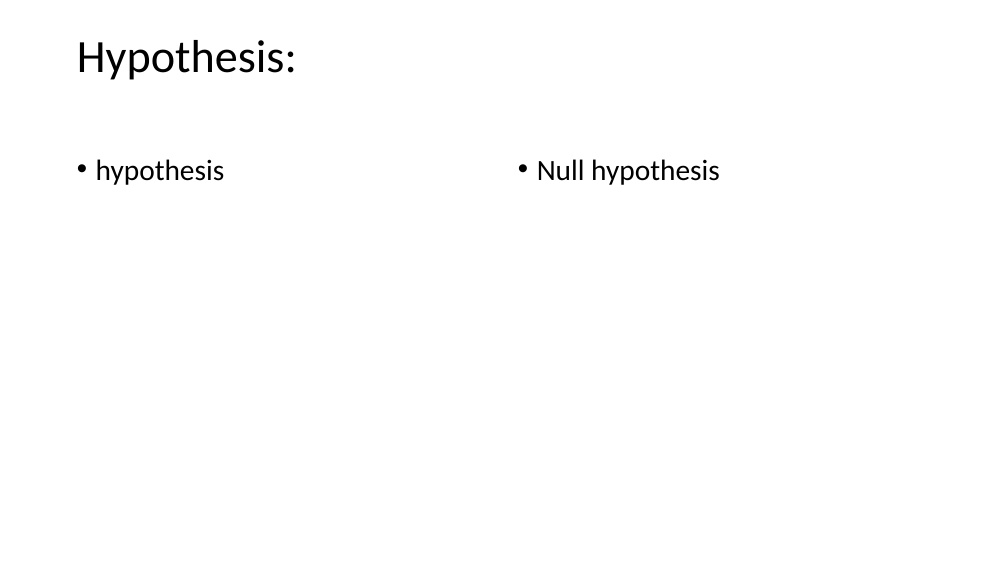
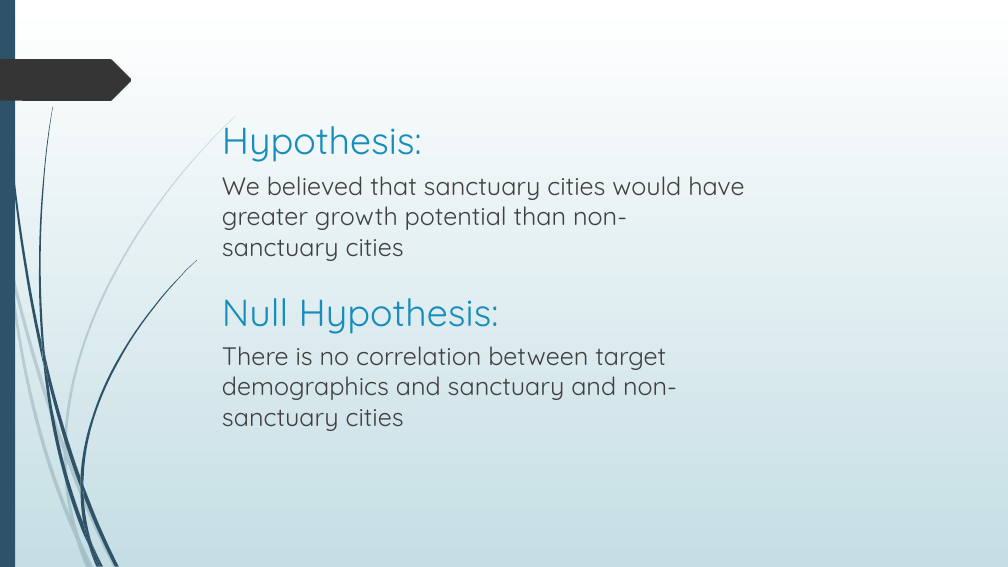
Before and after one commit to LeaLamatina/Craft-Brewery-Demographics-Project, a slide deck: slide 2 of Overview PP.pptx. Drawn at 1008x567 pixels with LibreOffice and Linux fonts; fonts in the diff are those of the drawing. Boxes give left, top, right and bottom in pixels: in the first picture for what was removed or moved away, otherwise in the second. Text is boxed around its words. In the diff, an @@ line names an element or a change of style, - is before the commit and + after.

```diff
--- a/Overview PP.pptx
+++ b/Overview PP.pptx
@@ background #FFFFFF to gradient #FFFFFF to #C5DEE5 @@
@@ rectangle added at [0, 0, 15, 567], fill #2E5369 @@
@@ freeform shape added at [0, 59, 132, 101], fill #353535 @@
@@ title "Hypothesis:": place and size @@
-title "Hypothesis:" at [77, 40, 297, 80]
+title "Hypothesis:" at [222, 126, 422, 162]
@@ title "Hypothesis:" at [222, 126, 422, 162]: size 44 to 36 pt, font Calibri to Quicksand, text colour #000000 to #178DBB; line spacing 0.9 to 1; vertical alignment middle to top @@
@@ text removed at [96, 159, 225, 185] @@
-• hypothesis
@@ text added at [222, 176, 744, 261], 24 pt, text #404040 @@
+We believed that sanctuary cities would have greater growth potential than non- sanctuary cities
@@ text at [222, 298, 499, 334]: text changed; size 28 to 36 pt; font Calibri to Quicksand; text colour #000000 to #178DBB @@
-• Null hypothesis
+Null Hypothesis:
@@ text added at [222, 346, 677, 431], 24 pt, text #404040 @@
+There is no correlation between target demographics and sanctuary and non- sanctuary cities
@@ group added at [0, 116, 236, 567]: 10 freeform shapes @@
@@ group added at [2, 0, 197, 567]: 12 freeform shapes @@
```
Also in this commit, not shown: 1 other slide changed, 18 slides added, 8 slides removed, 1 other file.
